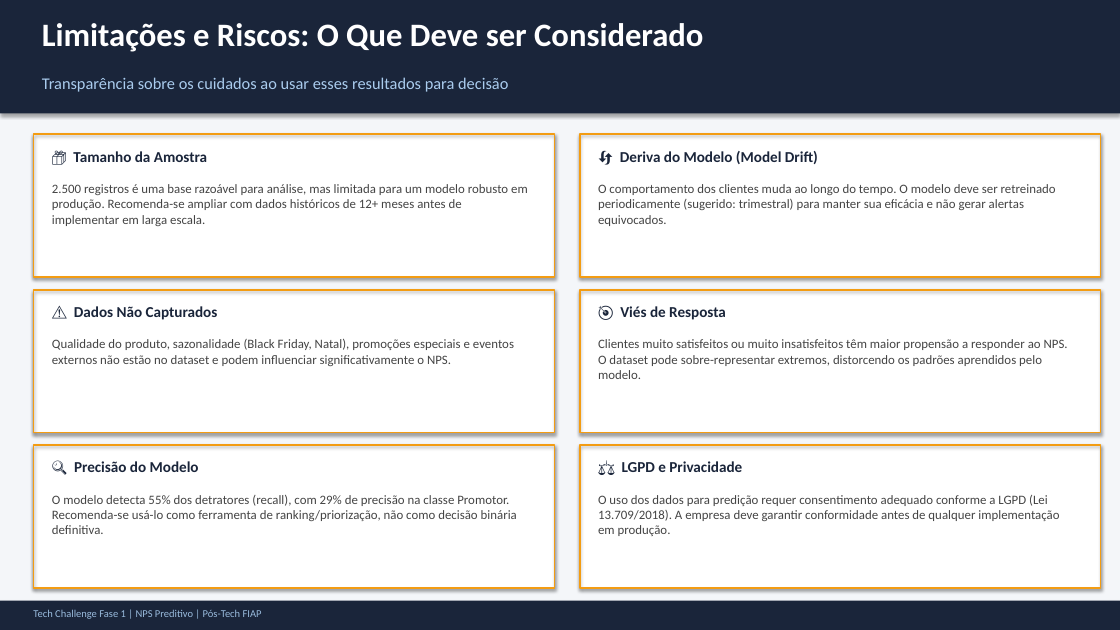
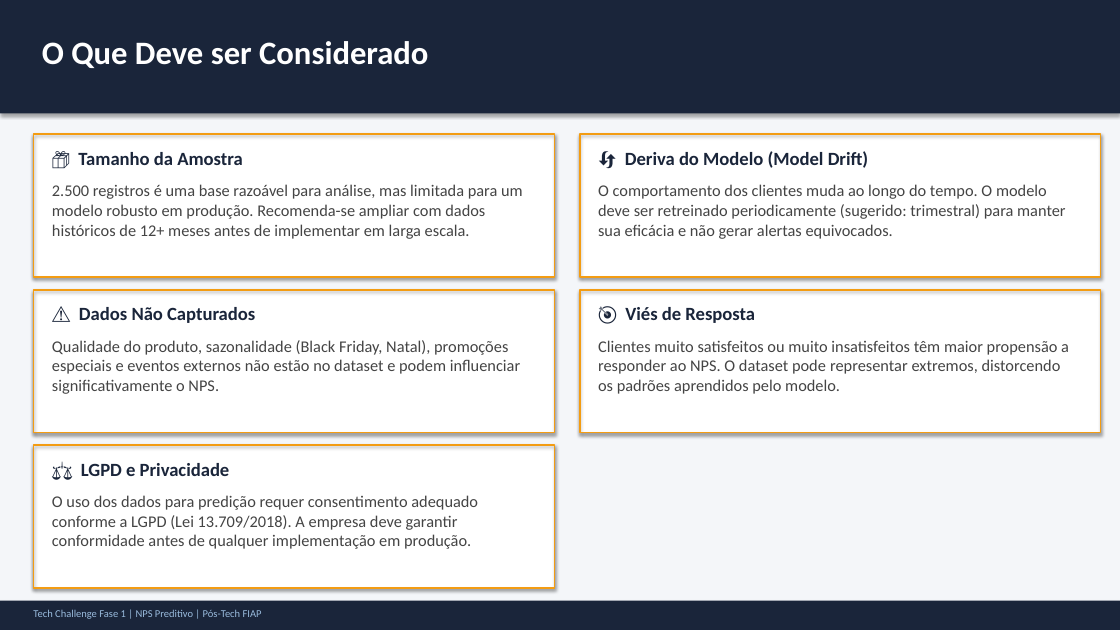
Before and after one commit to Fe-Biaggio/TechChallenge_1, a slide deck: slide 13 of reports/presentation/NPS_Preditivo_Apresentacao.pptx (slide 11 before the commit). Drawn at 1120x630 pixels with LibreOffice and Linux fonts; fonts in the diff are those of the drawing. Boxes give left, top, right and bottom in pixels: in the first picture for what was removed or moved away, otherwise in the second. Text is boxed around its words. In the diff, an @@ line names an element or a change of style, - is before the commit and + after.

```diff
--- a/reports/presentation/NPS_Preditivo_Apresentacao.pptx
+++ b/reports/presentation/NPS_Preditivo_Apresentacao.pptx
@@ text at box(42, 41, 428, 68): text changed @@
-Limitações e Riscos: O Que Deve ser Considerado
+O Que Deve ser Considerado
@@ text removed at box(42, 77, 508, 92) @@
-Transparência sobre os cuidados ao usar esses resultados para decisão
@@ text at box(598, 340, 1069, 394): text changed; size 11 to 14 pt @@
-Clientes muito satisfeitos ou muito insatisfeitos têm maior propensão a responder ao NPS. O dataset pode sobre-representar extremos, distorcendo os padrões aprendidos pelo modelo.
+Clientes muito satisfeitos ou muito insatisfeitos têm maior propensão a responder ao NPS. O dataset pode representar extremos, distorcendo os padrões aprendidos pelo modelo.
@@ rectangle removed at box(580, 445, 1101, 588) @@
@@ rectangle removed at box(580, 445, 1101, 588) @@
@@ size 13 to 16 pt in 5 elements at box(78, 152, 242, 165), box(79, 307, 255, 323), box(625, 307, 755, 323), box(625, 151, 869, 168), box(81, 463, 230, 476) @@
@@ text "⚖️ LGPD e Privacidade": place and size @@
-text "⚖️ LGPD e Privacidade" at box(622, 461, 742, 472)
+text "⚖️ LGPD e Privacidade" at box(81, 463, 230, 476)
@@ text removed at box(74, 461, 199, 472) @@
-🔍 Precisão do Modelo
@@ size 11 to 14 pt in 4 elements at box(52, 184, 523, 239), box(598, 184, 1066, 239), box(52, 340, 520, 394), box(52, 495, 478, 549) @@
@@ text "O uso dos dados para ...": place and size @@
-text "O uso dos dados para ..." at box(598, 495, 1059, 536)
+text "O uso dos dados para ..." at box(52, 495, 478, 549)
@@ text removed at box(52, 495, 517, 534) @@
-O modelo detecta 55% dos detratores (recall), com 29% de precisão na classe Promotor. Recomenda-se usá-lo como ferramenta de ranking/priorização, não como decisão binária definitiva.
```
Also in this commit, not shown: 8 other slides changed, 4 slides added, 2 slides removed, 2 other files.
